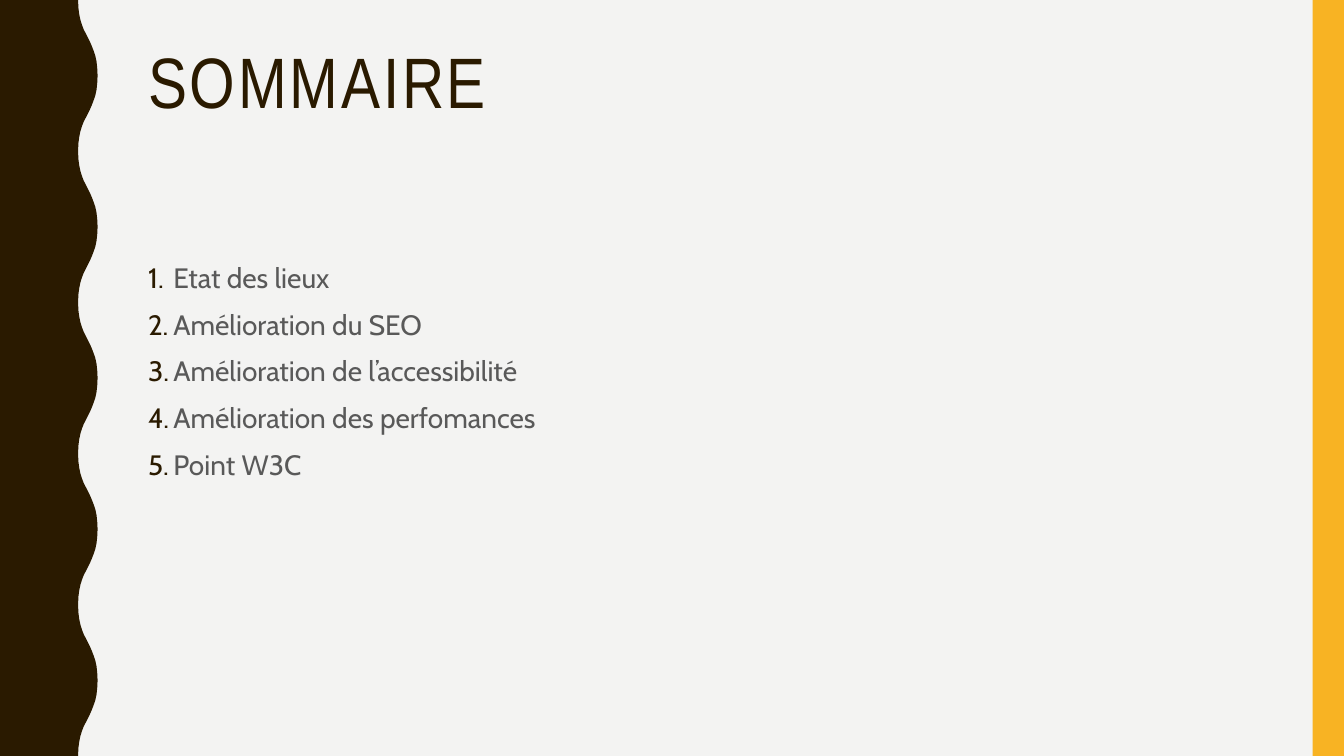
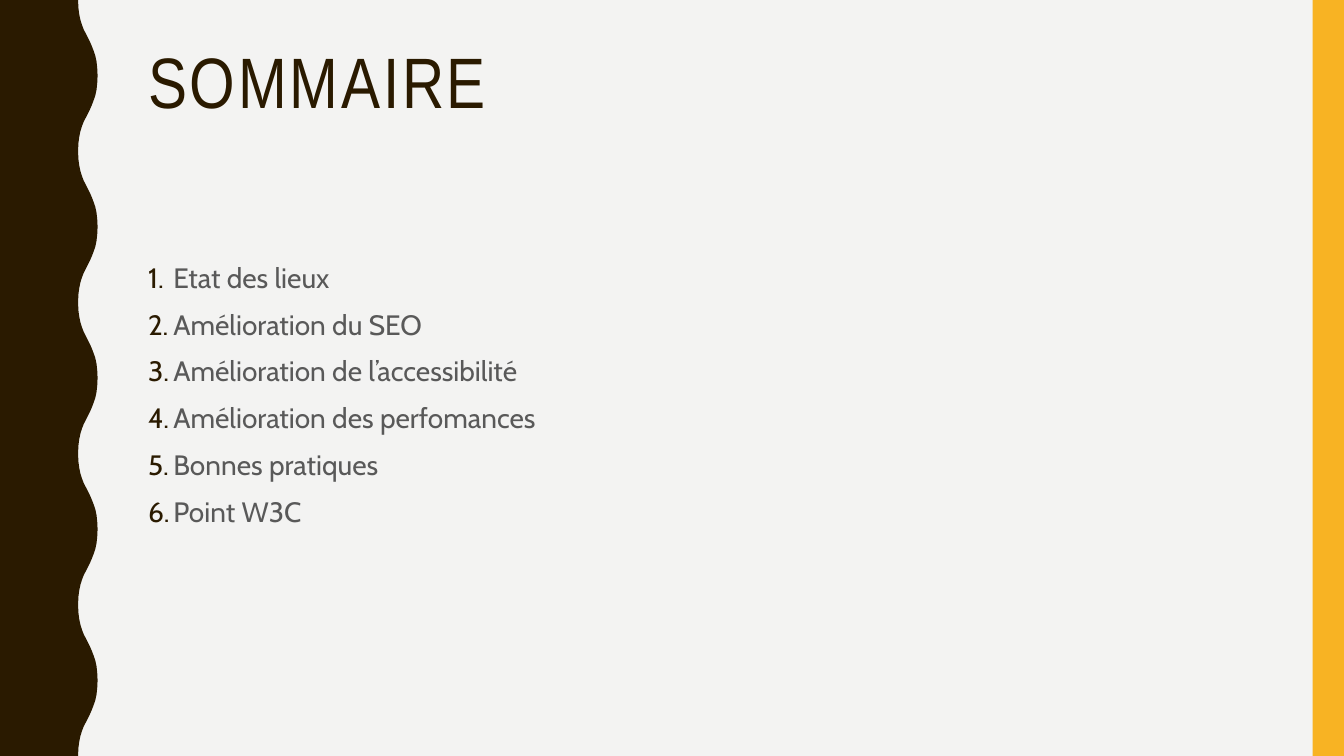
Before and after one commit to Fibre44/DENISNicolas_4_09112021, a slide deck: slide 2 of Soutenance/Soutenance.odp. Drawn at 1344x756 pixels with LibreOffice and Linux fonts; fonts in the diff are those of the drawing. Boxes give left, top, right and bottom in pixels: in the first picture for what was removed or moved away, otherwise in the second. Text is boxed around its words. In the diff, an @@ line names an element or a change of style, - is before the commit and + after.

```diff
--- a/Soutenance/Soutenance.odp
+++ b/Soutenance/Soutenance.odp
@@ text at (x1=173, y1=455, x2=378, y2=481): paragraph added @@
+5. Bonnes pratiques
```
Also in this commit, not shown: 2 other files.
